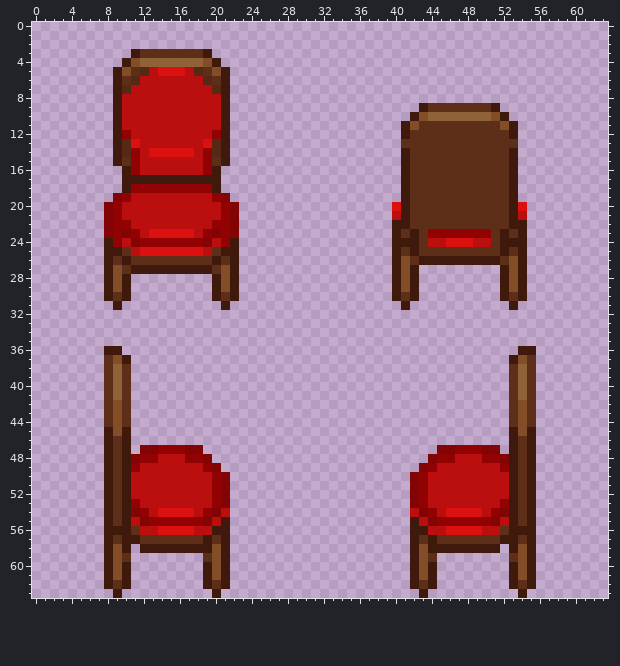
Two states of a pixel-art sprite, Resources/Textures/ADT/Structures/Furniture/Chairs/chairs.rsi/red_chair.png. That is the earlier state.
The file is 64x64 pixels.
After the commit:
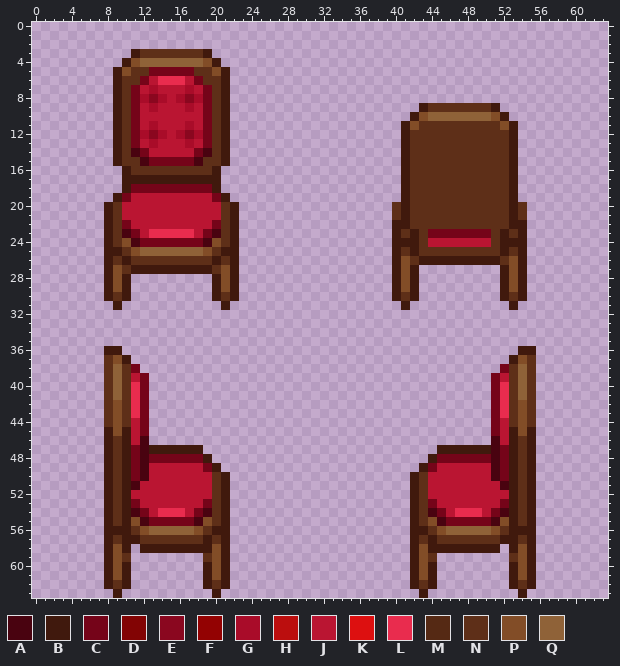
Palette (. is transparent): A #490310  B #40190d  C #750419  D #820404  E #8a071f  F #930202  G #a90c29  H #bb0e0e  J #ba1532  K #dd1010  L #e92c4e  M #552914  N #5e2f18  P #824d27  Q #8f6238
Edits made:
y 5: x 12..18 MHKKKHM -> NCCCCCN
y 6: x 11..19 MHHHHHHHM -> NCJLLLJCN
y 7: x 10..20 MHHHHHHHHHM -> NCJGJJJGJCN
y 8: x 10..20 HHHHHHHHHHH -> NCGEGJGEGCN
y 9: x 10..20 HHHHHHHHHHH -> NCJGJJJGJCN
y 10: x 10..20 HHHHHHHHHHH -> NCJJJJJJJCN
y 11: x 10..20 HHHHHHHHHHH -> NCJGJJJGJCN
y 12: x 10..20 FHHHHHHHHHF -> NCGEGJGEGCN
y 13: x 10..20 MKHHHHHHHKM -> NCJGJJJGJCN; x 41 N -> B; x 53 N -> B
y 14: x 10..20 MFHKKKKKHFM -> NACJJJJJCAN
y 15: x 11..19 FHHHHHHHF -> NACCCCCAN
y 16: x 11..19 FHHHHHHHF -> NNNNNNNNN
y 18: x 11..19 FFFFFFFFF -> CCCCCCCCC
y 19: x 9..21 DFHHHHHHHHHFD -> BCJJJJJJJJJCB
y 20: x 8..22 DFHHHHHHHHHHHFD -> BNJJJJJJJJJJJNB; x 40 K -> N; x 54 K -> N
y 21: x 8..22 DFHHHHHHHHHHHFD -> BNJJJJJJJJJJJNB; x 40 H -> N; x 54 H -> N
y 22: x 8..22 DFFHHHHHHHHHFFD -> BNCJJJJJJJJJCNB
y 23: x 8..22 DFDFHKKKKKHFDFD -> BNACJLLLLLJCANB; x 44..50 FFFFFFF -> CCCCCCC
y 24: x 9..21 FHDFFFFFFFDHF -> NPACCCCCCCAPN; x 44..50 HHKKKHH -> JJJJJJJ
y 25: x 11..19 HKKKKKKKH -> PQQQQQQQP
y 38: x 11 . -> C; x 52 . -> C
y 39: x 11..12 .. -> JC; x 51..52 .. -> CJ
y 40..43: x 11..12 .. -> LC; x 51..52 .. -> CL
y 44..45: x 11..12 .. -> JC; x 51..52 .. -> CJ
y 46: x 11..12 .. -> JA; x 51..52 .. -> AJ
y 47: x 11..18 .DDFFFDD -> CABBBBBB; x 45..52 DDFFFDD. -> BBBBBBAC
y 48: x 11..19 DFFHHHFFD -> CACCCCCCB; x 44..52 DFFHHHFFD -> BCCCCCCAC
y 49: x 11..20 FHHHHHHHFD -> CAJJJJJJCB; x 43..52 DFHHHHHHHF -> BCJJJJJJAC
y 50: x 11..21 HHHHHHHHHFD -> CAJJJJJJJNB; x 42..52 DFHHHHHHHHH -> BNJJJJJJJAC
y 51: x 11..21 HHHHHHHHHFD -> AJJJJJJJJNB; x 42..52 DFHHHHHHHHH -> BNJJJJJJJJA
y 52: x 11..21 HHHHHHHHHFD -> JJJJJJJJJNB; x 42..52 DFHHHHHHHHH -> BNJJJJJJJJJ
y 53: x 11..21 FHHHHHHHHFD -> CJJJJJJJCNB; x 42..52 DFHHHHHHHHF -> BNCJJJJJJJC
y 54: x 11..21 DFHKKKKHFDH -> ACJLLLJCANB; x 42..52 HDFHKKKKHFD -> BNACJLLLJCA
y 55: x 11..20 HDFFFFFFDH -> PACCCCCAPN; x 43..52 HDFFFFFFDH -> NPACCCCCAP
y 56: x 12..19 HHKKKKHH -> PQQQQQPN; x 44..51 HHKKKKHH -> NPQQQQQP
Boxes around the changes in both pictures, in picture pixels (x1, y1, x2, y2):
changed: (104, 67, 239, 256)
changed: (401, 139, 410, 148)
changed: (509, 139, 518, 148)
changed: (392, 202, 491, 247)
changed: (518, 202, 527, 220)
changed: (131, 364, 230, 535)
changed: (410, 364, 509, 535)
